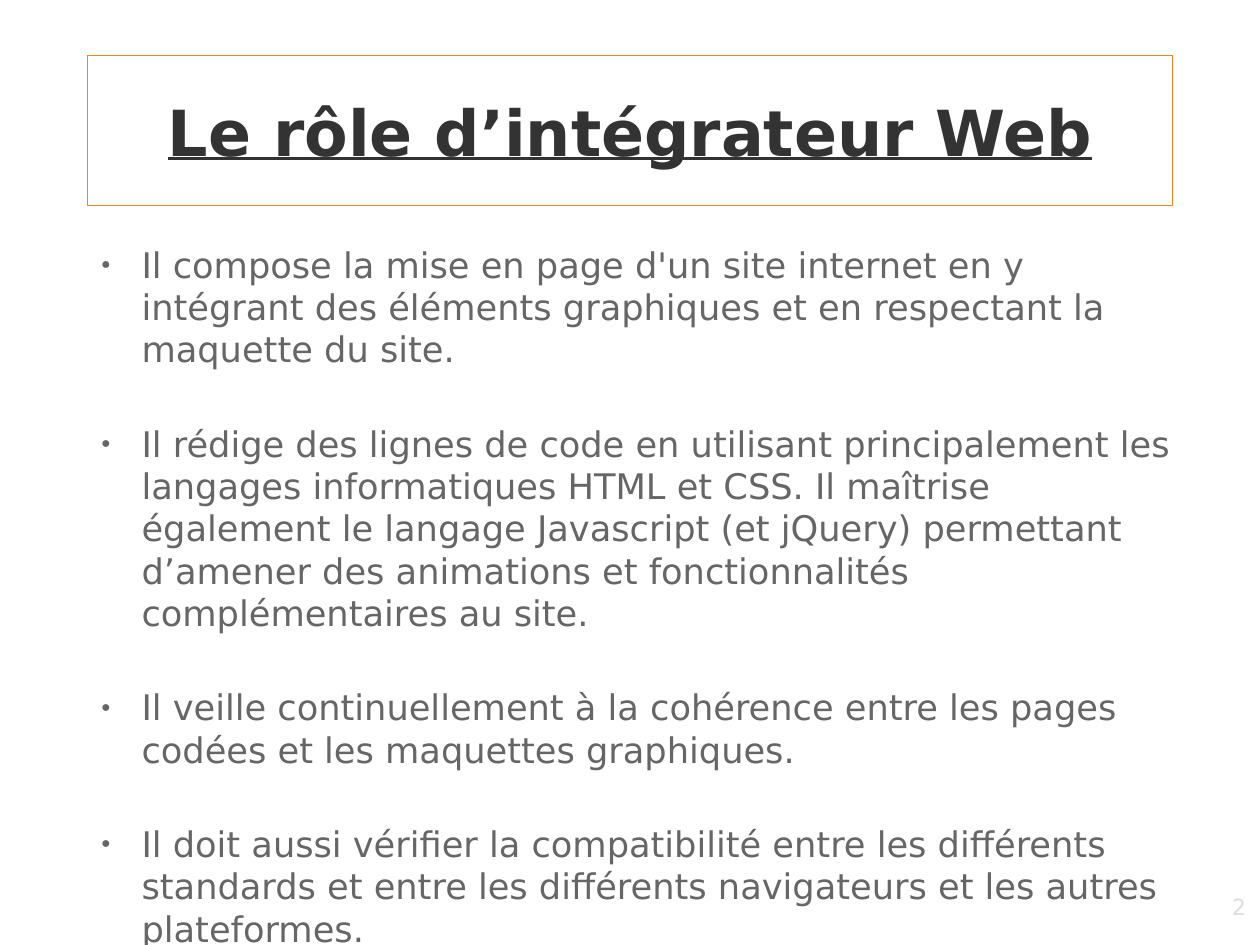
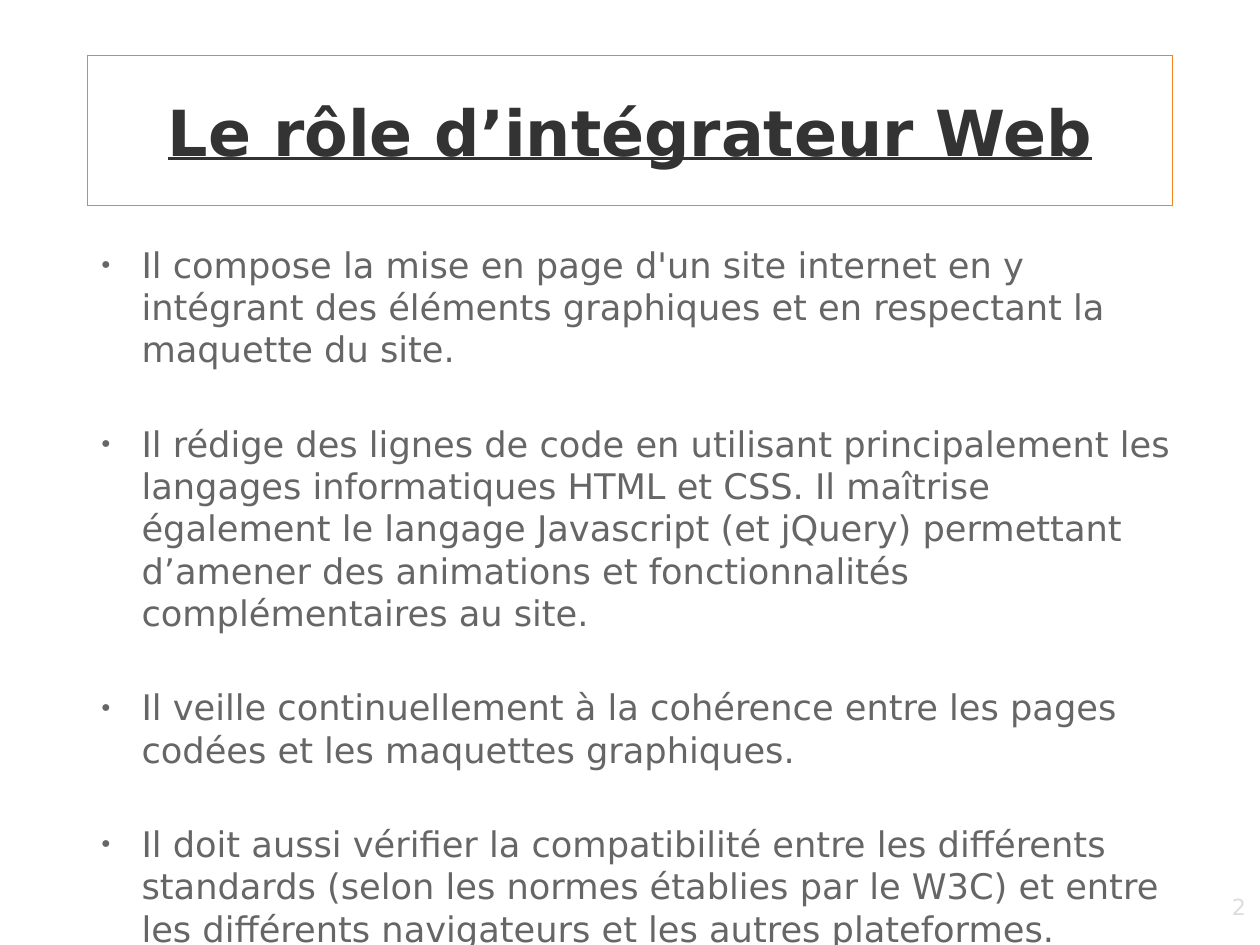
Before and after one commit to gambit13009/webagency, a slide deck: slide 2 of Support-presentation.odp. Drawn at 1260x945 pixels with LibreOffice and Linux fonts; fonts in the diff are those of the drawing; background and template pictures are left out. Boxes give left, top, right and bottom in pixels: in the first picture for what was removed or moved away, otherwise in the second. Text is boxed around its words. In the diff, an @@ line names an element or a change of style, - is before the commit and + after.

```diff
--- a/Support-presentation.odp
+++ b/Support-presentation.odp
@@ text at (142,829,1158,945): text changed @@
-● Il doit aussi vérifier la compatibilité entre les différents standards et entre les différents navigateurs et les autres plateformes.
+● Il doit aussi vérifier la compatibilité entre les différents standards (selon les normes établies par le W3C) et entre les différents navigateurs et les autres plateformes.
```
Also in this commit, not shown: 1 other slide changed, 3 other files.
